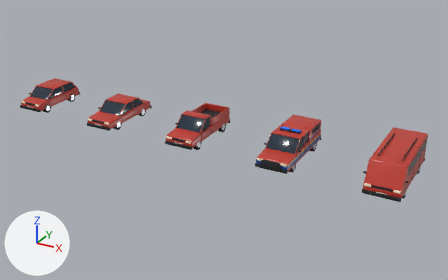
An edit to the glTF model assets/models/vehicles/vehicles.glb, drawn before and after from the same camera.
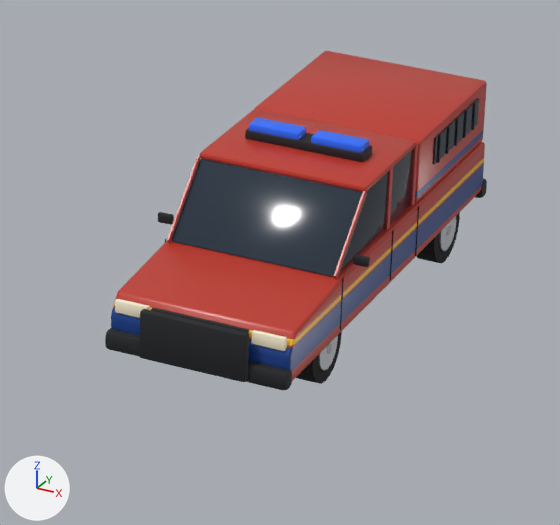
Old and new are each drawn whole from a camera (50 mm lens) standing at (30.2, -29.94, 15.19) and looking at (13.55, 0.33, 0.06) and again close up on the part from 53% to 75% of the width and 38% to 70% of the height. Arrows for +X, +Y and +Z are at lower left; the lights stay in place. The first two pictures are the older version. Vertices at exactly the same position are counted once.

The first close-up shows 'police'.
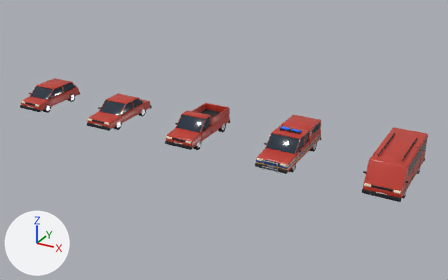
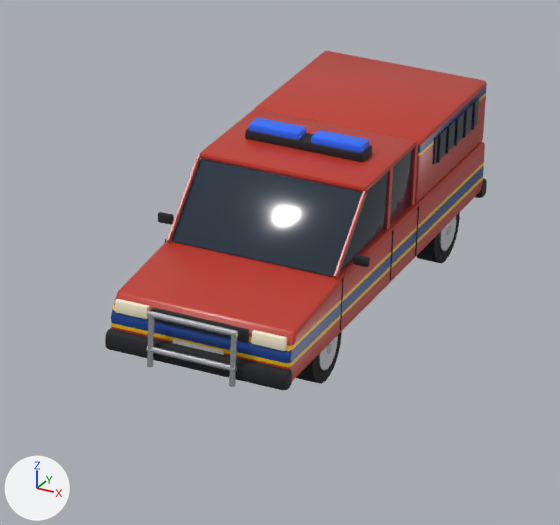
Location of each change, [x1, y1, x2, y2] in pixels of the close-ups (560 x 525 px; the box of a moved part takes in the faces that stretch with it):
part 1 of me_police, added
    after: [229, 333, 237, 387]
part 2 of me_police, added
    after: [147, 314, 155, 367]
part 3 of me_police, added
    after: [147, 311, 238, 337]
part 4 of me_police, added
    after: [146, 346, 237, 372]
part 5 of me_police, deleted (black)
    before: [139, 309, 249, 382]
part 6 of me_police, moved or reshaped
    before: [111, 131, 485, 380]
    after: [111, 87, 486, 380]
part 7 of me_police, recoloured
    both: [113, 162, 484, 348]

Patch to the scene script:
```diff
--- a/assets/models/vehicles/vehicles.glb.py
+++ b/assets/models/vehicles/vehicles.glb.py
@@ me_police @@
 # used by ob_police; location = (18.0, 0.0, 0.0)
-me_police.from_pydata(...)  # 1920 vertices, 3588 faces; spans x -1.1..1.1, y -2.66..2.6, z 0.0..1.84
+me_police.from_pydata(...)  # 1956 vertices, 3648 faces; spans x -1.1..1.1, y -2.69..2.6, z 0.0..1.84
+# me_police part 1: a new loose piece, a 10-sided cylinder along z spanning x 0.391..0.449, y -2.69..-2.63, z 0.325..0.875, in mat_chrome (light grey #d8dadf)
+# me_police part 2: a new loose piece, a 10-sided cylinder along z spanning x -0.449..-0.391, y -2.69..-2.63, z 0.325..0.875, in mat_chrome (light grey #d8dadf)
+# me_police part 3: a new loose piece, a 10-sided cylinder along x spanning x -0.45..0.45, y -2.69..-2.63, z 0.831..0.889, in mat_chrome (light grey #d8dadf)
+# me_police part 4: a new loose piece, a 10-sided cylinder along x spanning x -0.45..0.45, y -2.69..-2.63, z 0.471..0.529, in mat_chrome (light grey #d8dadf)
+# me_police part 5: the loose piece of 56 vertices spanning x -0.55..0.55, y -2.66..-2.58, z 0.37..0.87 is deleted
+# me_police part 6
+# 26 vertices are removed from x -0.92..0.92, y -2.51..2.51, z 0.5..0.81
+# 142 faces are deleted
+# 12 vertices in x -0.9..0.9, y 0.63..2.49, z 1.12 move by (0.0, 0.0, 0.48)
+# 12 vertices in x -0.9..0.9, y 0.63..2.49, z 1.05 move by (0.0, 0.0, 0.45)
+# 8 vertices in x -0.92..0.92, y 2.47..2.51, z 0.74 move by (0.0, 0.0, -0.02)
+# 6 vertices in x -0.92..0.92, y -2.48..-2.43, z 0.74 move by (0.0, -0.01, -0.02)
+# 4 vertices in x -0.9..0.9, y 2.51..2.52, z 0.5 move by (0.0, 0.0, 0.06)
+# 4 vertices move from x -0.91..0.91, y -2.45..2.5, z 0.5..0.74 to x -0.91..0.91, y -2.47..2.49, z 0.56..0.72
+# 8 vertices are added at x -0.92..0.92, y -2.52..2.51, z 0.56..0.6
+# 12 new vertices lie (0.0, 0.0, -0.07) away from vertices in x -0.9..0.9, y 0.63..2.49, z 1.12
+# 8 new vertices lie (0.0, -0.01, 0.16) away from vertices in x -0.92..0.92, y -2.5..-2.46, z 0.4
+# 10 new vertices lie (0.0, 0.0, 0.04) away from vertices in x -0.92..0.92, y -2.51..2.51, z 0.5..0.56
+# 54 new faces join them, mat_paint (red #c0392b)
+# 56 new faces join them, mat_police_yellow (yellow #f5c400)
+# 56 new faces join them, mat_police_blue (blue #123f8c)
+# me_police part 7: 32 faces spanning x -0.92..0.92, y -2.49..2.51, z 0.72..0.76 switch from mat_paint (red #c0392b) to mat_police_yellow (yellow #f5c400)
 me_police.materials.append(mat_police_blue)
```
